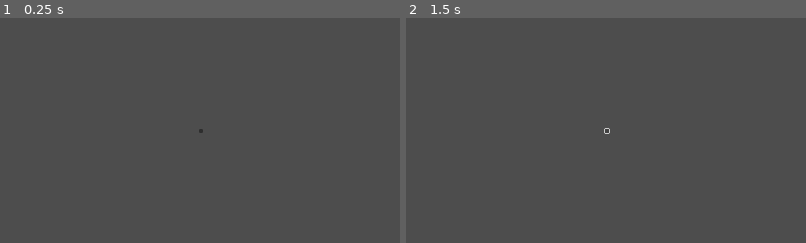
Above: before the commit, frames 1-2 (left to right).
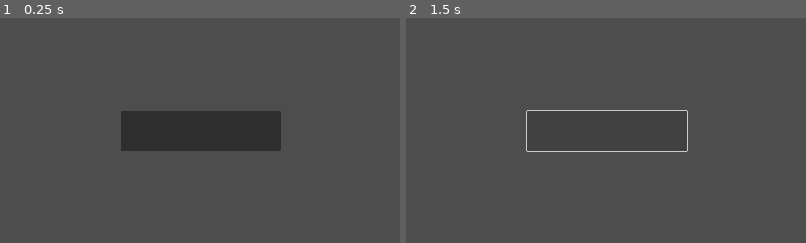
Above: after the commit, the same moments.

Repository: allanjchiang/project_stardust
Game: Godot game, scene res://scenes/prototypes/clicker/prototype_clicker.tscn
Same seed, same stepped clock (60 frames per second), same inputs: the game is played once before the commit and once after it. The project has no main scene, so this scene is started directly.
Inputs (mouse positions are % of the whole screen's width and height, from its top left):
- Up to frame 1 (0.25 s): no input
- Up to frame 2 (1.5 s): click (50, 50) at 0.5 s; click (50, 50) at 1.25 s
The pictures show only the part of the screen within x 25-75%, y 25-75%; the shares and areas given below are measured in that part.

The runs differ from the first frame. In frame 1, 7.1% of the frame differs, in the area x 30-71%, y 41-60%; in frame 2, 0.5%.

Commit message:
Make button 320 x 80 px

Diff:
--- a/scenes/prototypes/clicker/prototype_clicker.tscn
+++ b/scenes/prototypes/clicker/prototype_clicker.tscn
@@ -18,6 +18,7 @@
 grow_horizontal = 2
 
 [node name="Button" type="Button" parent="."]
+custom_minimum_size = Vector2(320, 80)
 layout_mode = 1
 anchors_preset = 8
 anchor_left = 0.5
